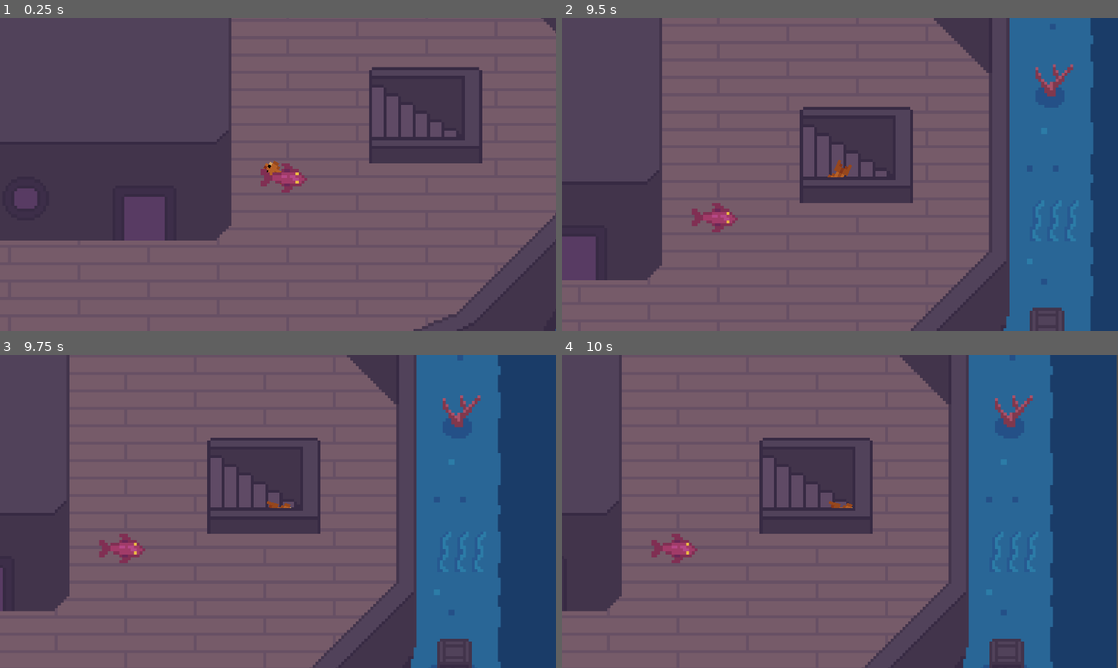
Above: before the commit, frames 1-4 (two rows, left to right).
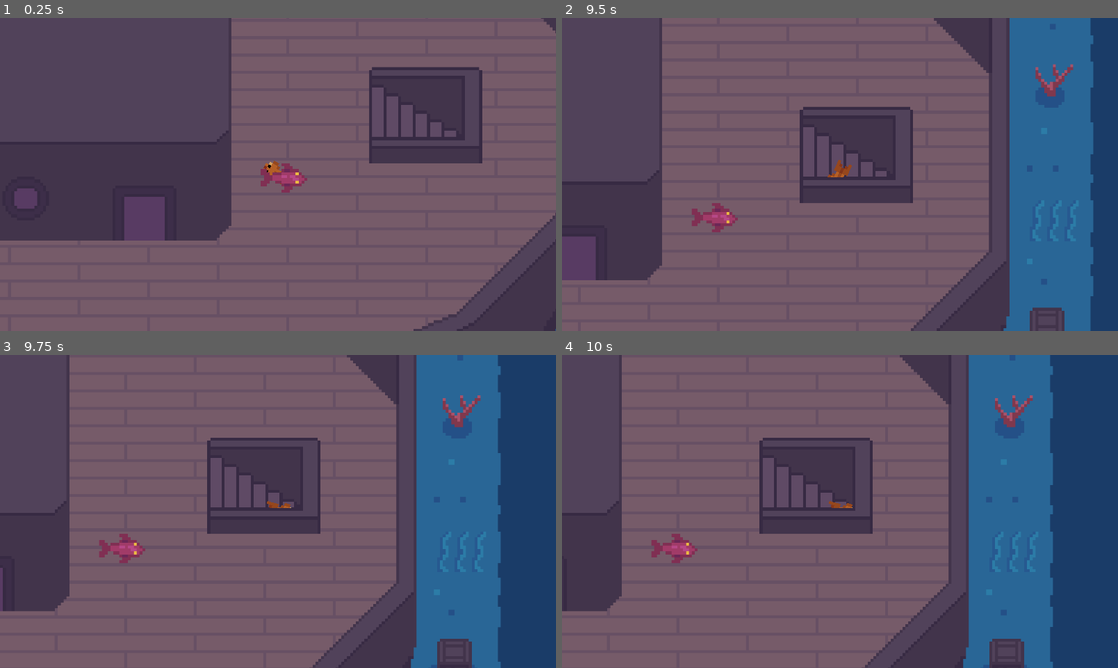
Above: after the commit, the same moments.

Repository: canaryincoalmine/Fish-Society-and-its-Bubbles
Game: Godot game, scene res://Code/Screens/Level 1.tscn
Same seed, same stepped clock (60 frames per second), same inputs: the game is played once before the commit and once after it. This scene is started directly instead of the project's main scene.
Inputs (mouse positions are in pixels of both pictures, inside the frame that each line leads up to):
- Up to frame 1 (0.25 s): no input
- Up to frame 2 (9.5 s): move the mouse to (962, 158) at 0.52 s; tap Space (dash) every 1.5 s from 0.6 to 8.1 s; move the mouse to (728, 190) at 1.27 s; click (728, 190) at 1.35 s; move the mouse to (895, 105) at 2.02 s; tap Enter at 2.75 s; move the mouse to (812, 237) at 2.77 s; click (812, 237) at 2.85 s; move the mouse to (1006, 221) at 3.52 s; move the mouse to (673, 127) at 4.27 s; click (673, 127) at 4.35 s; move the mouse to (867, 174) at 5.02 s; move the mouse to (756, 96) at 5.77 s; click (756, 96) at 5.85 s; move the mouse to (962, 158) at 6.52 s; move the mouse to (728, 190) at 7.27 s; click (728, 190) at 7.35 s; move the mouse to (895, 105) at 8.02 s; move the mouse to (812, 237) at 8.77 s; click (812, 237) at 8.85 s
- Up to frame 3 (9.75 s): move the mouse to (444, 558) at 9.52 s; tap Space (dash) at 9.6 s
- Up to frame 4 (10 s): no input

Frames 1-3 are identical in both runs. In frame 4, 0.2% of the frame differs, in the area x 99-100%, y 0-100%.

Commit message:
Added filler background

Diff:
--- a/Code/Screens/Level 1.tscn
+++ b/Code/Screens/Level 1.tscn
@@ -1,8 +1,9 @@
-[gd_scene load_steps=12 format=3 uid="uid://bhyod40y51n4o"]
+[gd_scene load_steps=13 format=3 uid="uid://bhyod40y51n4o"]
 
 [ext_resource type="PackedScene" uid="uid://c1atry1s104y0" path="res://Code/Player/Player.tscn" id="1_jh7pn"]
 [ext_resource type="Script" path="res://Code/Screens/level_1.gd" id="1_p740o"]
 [ext_resource type="Texture2D" uid="uid://t4j76h8b7ve0" path="res://Sprites/Maps/Level1/Main background.png" id="2_8mxin"]
+[ext_resource type="Texture2D" uid="uid://hr4j7wc20j3s" path="res://Sprites/Maps/Level1/Background filler.png" id="2_tciqi"]
 [ext_resource type="Texture2D" uid="uid://cr0he6bcwdvbm" path="res://Sprites/Maps/Level1/Underwater deck room.png" id="3_bcxjj"]
 [ext_resource type="Texture2D" uid="uid://bri8exuq6oqrs" path="res://Sprites/Maps/Level1/Underwater stairs .png" id="4_e5a6p"]
 [ext_resource type="Texture2D" uid="uid://cqhyboxt7ukbf" path="res://Sprites/Maps/Level1/Underwater stairs top layer.png" id="5_82kac"]
@@ -18,6 +19,11 @@
 
 [node name="Main" type="Node2D"]
 script = ExtResource("1_p740o")
+
+[node name="Sprite2D" type="Sprite2D" parent="."]
+show_behind_parent = true
+scale = Vector2(10, 10)
+texture = ExtResource("2_tciqi")
 
 [node name="MusicPlayer" type="AudioStreamPlayer" parent="."]
 stream = ExtResource("8_8biuh")
Binary file added: Sprites/Maps/Level1/Background filler.png
Not shown, added: Sprites/Maps/Level1/Background filler.png.import
Binary file changed: Sprites/Maps/Level1/Main background.png
